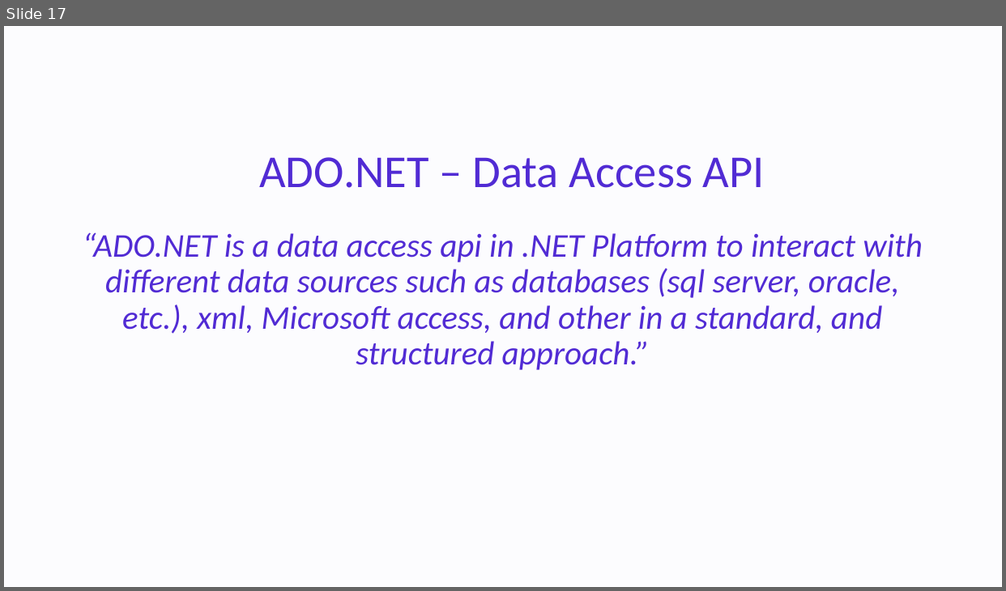
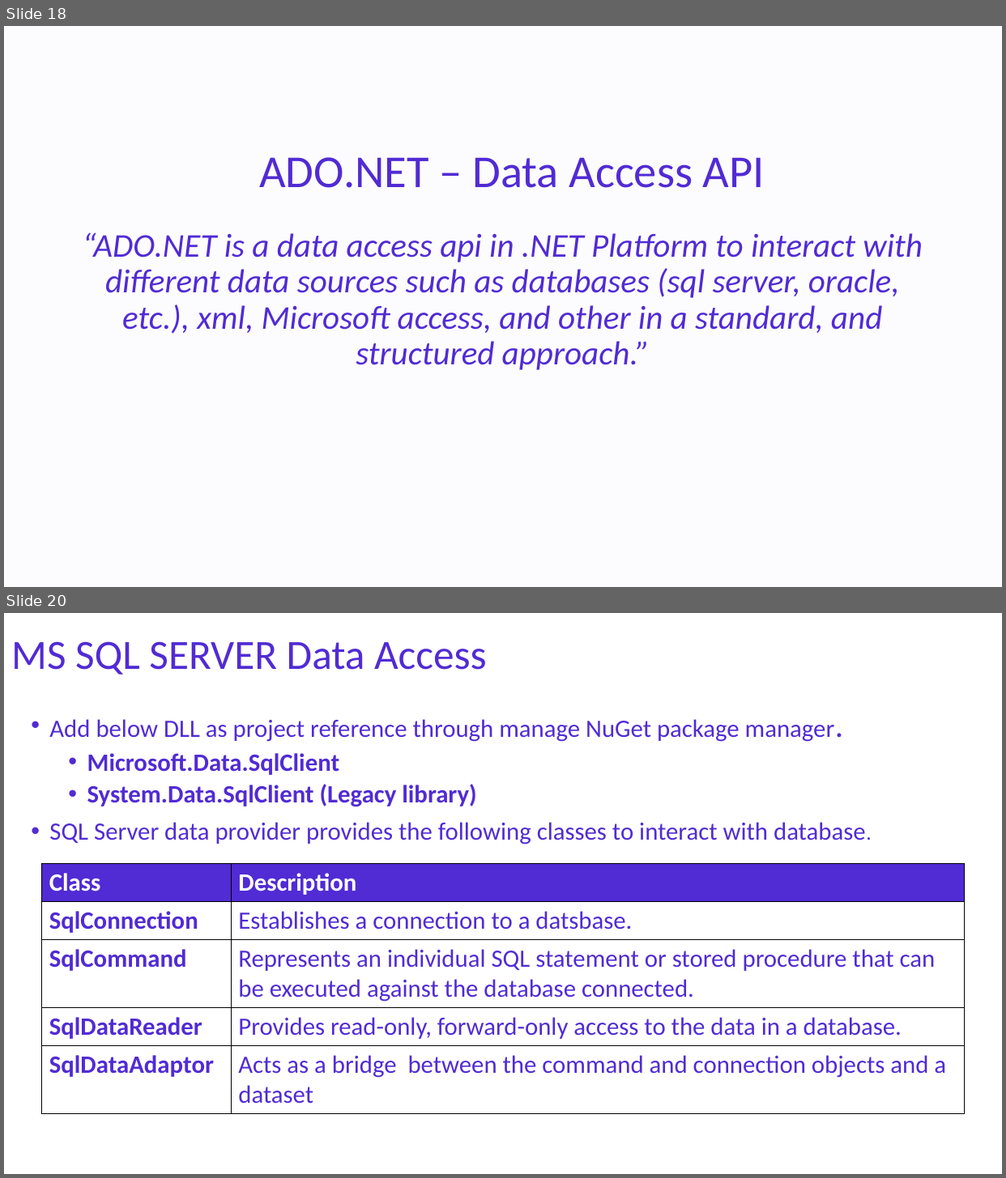
Before and after one commit to NaveenChittimalla/C-Sharp-Fundamentals, a slide deck: docs/C Sharp Programming Language - Fundaments.pptx. Shown one above the other, each under a label of ours: slide 17 before the commit, slides 18 and 20 after it; the slides between them are not shown. The pictures are 1006x591 and 1006x1178 pixels, drawn with LibreOffice and Linux fonts; fonts in the diff are those of the drawing. Boxes give left, top, right and bottom in pixels: in the first picture for what was removed or moved away, otherwise in the second. Text is boxed around its words. In the diff, an @@ line names an element or a change of style, - is before the commit and + after.

```diff
--- a/docs/C Sharp Programming Language - Fundaments.pptx
+++ b/docs/C Sharp Programming Language - Fundaments.pptx
@@ slide 20 added at (x1=4, y1=613, x2=1002, y2=1174), background #FFFFFF @@
@@ title added at (x1=11, y1=641, x2=487, y2=675), 40 pt, text #512BD4 @@
+MS SQL SERVER Data Access
@@ text added at (x1=49, y1=719, x2=866, y2=845), 24 pt, text #512BD4 @@
+• Add below DLL as project reference through manage NuGet package manager.
+  • Microsoft.Data.SqlClient
+  • System.Data.SqlClient (Legacy library)
+• SQL Server data provider provides the following classes to interact with database.
@@ table added at (x1=41, y1=864, x2=965, y2=1111), 5 rows, 2 columns @@
+Class | Description
+SqlConnection | Establishes a connection to a datsbase.
+SqlCommand | Represents an individual SQL statement or stored procedure that can be executed against the database connected.
+SqlDataReader | Provides read-only, forward-only access to the data in a database.
+SqlDataAdaptor | Acts as a bridge between the command and connection objects and a dataset
@@ what was slide 17 is now slide 18 @@
```
Also in this commit, not shown: 11 slides changed, 3 other slides added, 1 other file.
